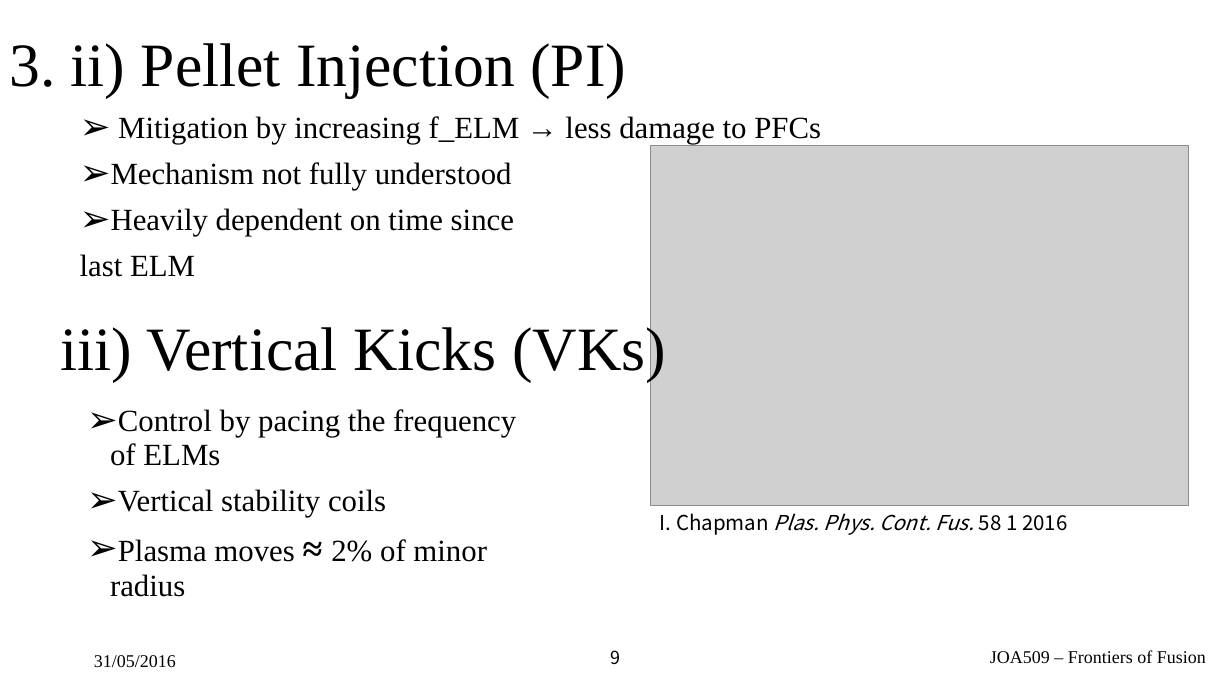
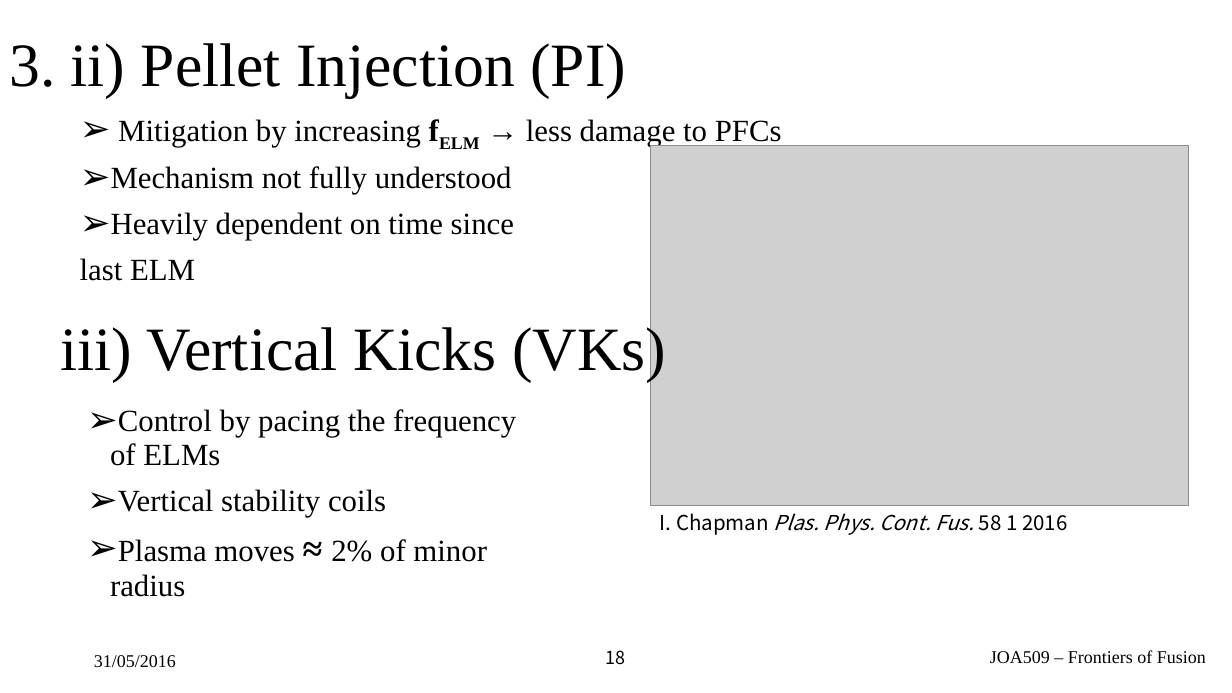
Before and after one commit to airdas/FFessay, a slide deck: slide 18 of Presentation/elmz_edit.pptx (slide 9 before the commit). Drawn at 1232x693 pixels with LibreOffice and Linux fonts; fonts in the diff are those of the drawing; grey boxes stand for pictures; background and template pictures are left out. Boxes give left, top, right and bottom in pixels: in the first picture for what was removed or moved away, otherwise in the second. Text is boxed around its words. In the diff, an @@ line names an element or a change of style, - is before the commit and + after.

```diff
--- a/Presentation/elmz_edit.pptx
+++ b/Presentation/elmz_edit.pptx
@@ text at [118, 119, 782, 147]: text changed @@
-➢ Mitigation by increasing f_ELM → less damage to PFCs
+➢ Mitigation by increasing fELM → less damage to PFCs
@@ page number at [606, 650, 626, 665]: text changed @@
-9
+18
```
Also in this commit, not shown: 1 other slide changed, 9 slides added, 1 other file.
